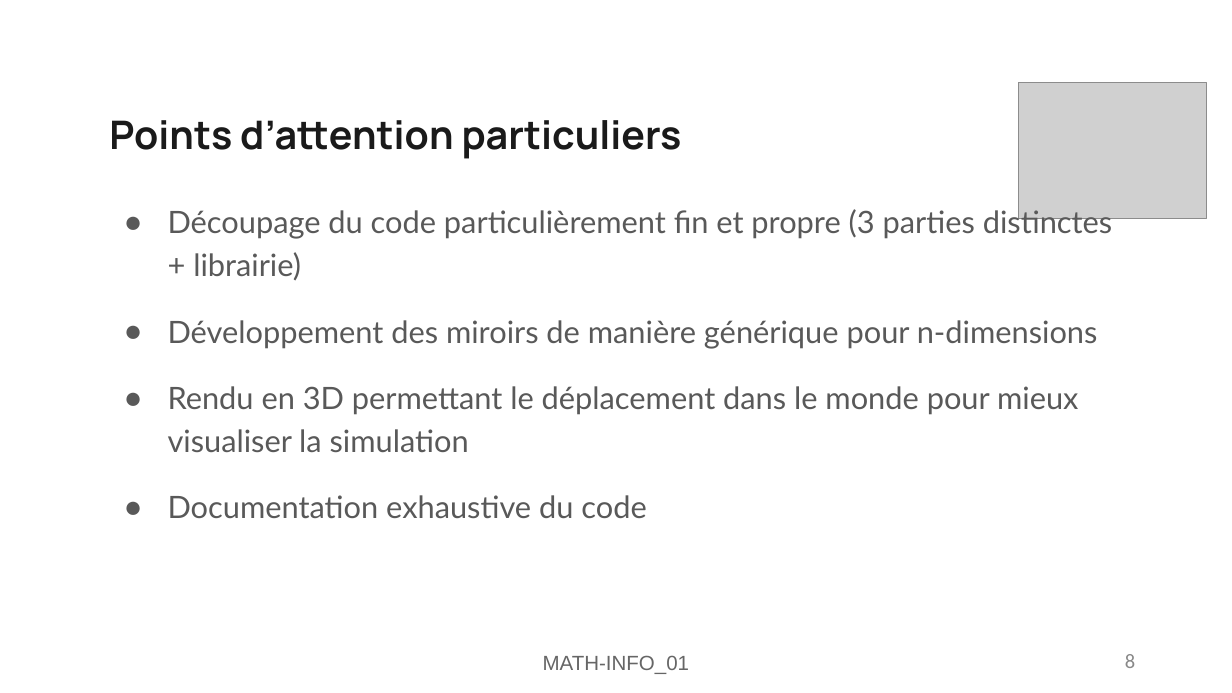
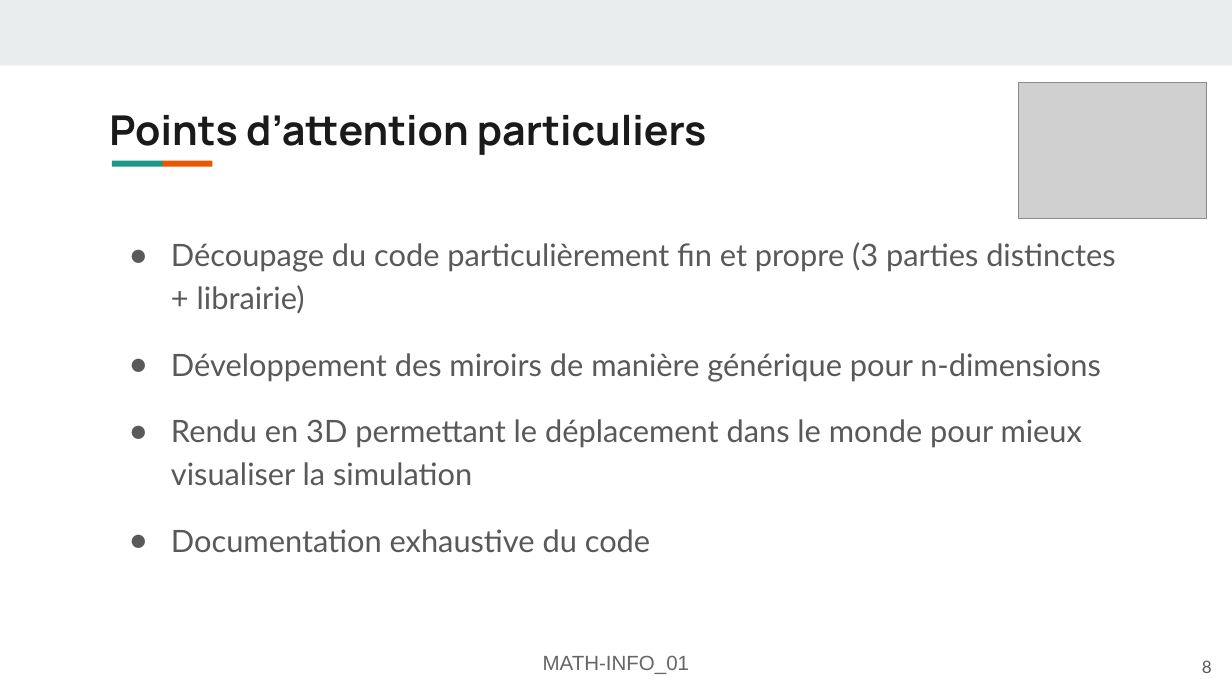
Before and after one commit to FlashOnFire/MirrorVerse, a slide deck: slide 8 of project_managment/pres2/MATH-INFO_01-Présentation-mirror-verse.odp. Drawn at 1232x693 pixels with LibreOffice and Linux fonts; fonts in the diff are those of the drawing; grey boxes stand for pictures. Boxes give left, top, right and bottom in pixels: in the first picture for what was removed or moved away, otherwise in the second. Text is boxed around its words. In the diff, an @@ line names an element or a change of style, - is before the commit and + after.

```diff
--- a/project_managment/pres2/MATH-INFO_01-Présentation-mirror-verse.odp
+++ b/project_managment/pres2/MATH-INFO_01-Présentation-mirror-verse.odp
@@ rectangle added at <box>0,0,1232,65</box>, fill #E9EDEE @@
@@ title "Points d’attention particuliers" at <box>109,114,706,155</box>: size 23 to 24.1 pt; line spacing 1 to 0.9 @@
@@ rectangle added at <box>112,160,163,166</box>, fill #1A9988 @@
@@ rectangle added at <box>161,160,212,166</box>, fill #EB5600 @@
@@ text "Découpage du code particulièrement fin ...": place and size @@
-text "Découpage du code particulièrement fin ..." at <box>168,206,1112,518</box>
+text "Découpage du code particulièrement fin ..." at <box>171,242,1115,552</box>
@@ text "Découpage du code particulièrement fin ..." at <box>171,242,1115,552</box>: indent changed @@
@@ page number: place and size @@
-page number at <box>1125,654,1135,668</box>
+page number at <box>1202,660,1212,673</box>
@@ page number at <box>1202,660,1212,673</box>: size 12 to 10 pt, font Calibri to Lato, text colour #898989 to #595959 @@
```
Also in this commit, not shown: 11 other slides changed, 1 other file.
